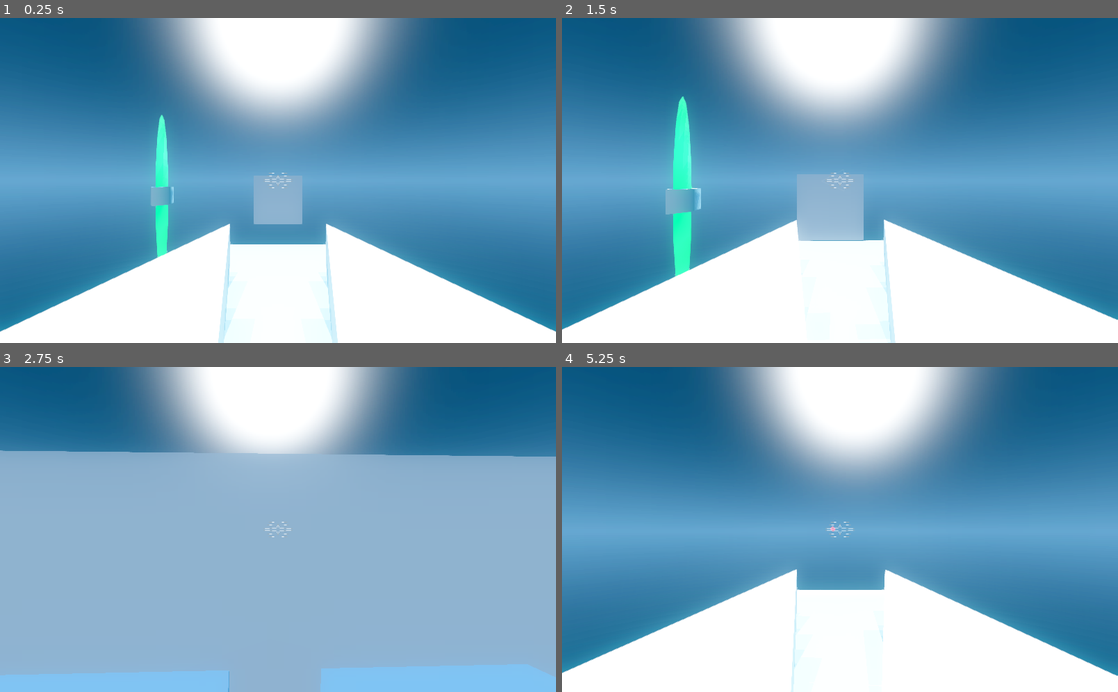
Above: before the commit, frames 1-4 (two rows, left to right).
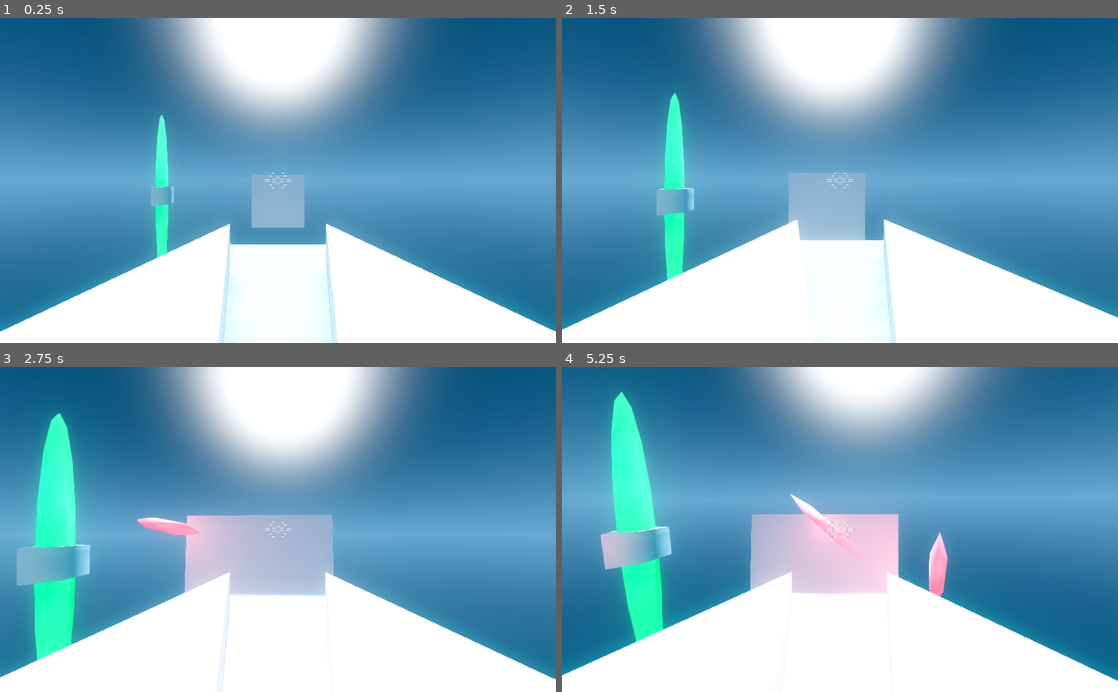
Above: after the commit, the same moments.

Repository: TheEvenOnes/core-breach
Game: Godot game, scene res://src/arena/Arena.tscn
Same seed, same stepped clock (60 frames per second), same inputs: the game is played once before the commit and once after it.
Inputs (mouse positions are in pixels of both pictures, inside the frame that each line leads up to):
- Up to frame 1 (0.25 s): no input
- Up to frame 2 (1.5 s): tap Enter at 0.5 s; move the mouse to (867, 180) at 0.52 s; hold W (throttle_forward) from 0.53 s (still down); click (867, 180) at 0.6 s; move the mouse to (812, 180) at 1.27 s; tap Shift (throttle_overdrive) at 1.35 s
- Up to frame 3 (2.75 s): keep holding W (throttle_forward); move the mouse to (289, 523) at 2.02 s; click (289, 523) at 2.1 s
- Up to frame 4 (5.25 s): keep holding W (throttle_forward); move the mouse to (834, 536) at 2.77 s; tap Shift (throttle_overdrive) at 2.85, 4.35 s; move the mouse to (878, 532) at 3.52 s; click (878, 532) at 3.6 s; move the mouse to (795, 526) at 4.27 s; move the mouse to (845, 529) at 5.02 s; click (845, 529) at 5.1 s

The runs differ from the first frame. In frame 1, 0.2% of the frame differs, in the area x 41-59%, y 48-83%; in frame 2, 2.5%; in frame 3, 78%, in the area x 0-100%, y 0-100%; in frame 4, 45%.

Commit message:
Make mouse movement independent of resolution, play with physics

Diff:
--- a/project.godot
+++ b/project.godot
@@ -16,8 +16,13 @@
 
 [display]
 
+window/size/resizable=false
 window/size/borderless=true
 window/size/fullscreen=true
+window/size/test_width=1024
+window/size/test_height=600
+window/vsync/vsync_via_compositor=true
+window/stretch/mode="viewport"
 
 [global]
 
@@ -91,6 +96,8 @@
 quality/driver/driver_name="GLES2"
 vram_compression/import_etc=true
 vram_compression/import_etc2=false
+quality/shadows/filter_mode=2
+quality/shadows/filter_mode.mobile=2
 quality/filters/use_nearest_mipmap_filter=true
 quality/filters/msaa=2
 quality/filters/use_fxaa=true
--- a/src/arena/Arena.tscn
+++ b/src/arena/Arena.tscn
@@ -13,6 +13,8 @@
 [sub_resource type="PrismMesh" id=2]
 
 [sub_resource type="CubeMesh" id=3]
+
+[sub_resource type="BoxShape" id=8]
 
 [sub_resource type="SphereShape" id=4]
 
@@ -105,10 +107,18 @@
 unit_db = 2.0
 unit_size = 3.0
 
-[node name="MeshInstance2" type="MeshInstance" parent="."]
-transform = Transform( 1, 0, 0, 0, 1, 0, 0, 0, 1, 0, 0, -8.94254 )
+[node name="Crate" type="RigidBody" parent="."]
+transform = Transform( 1, 0, 0, 0, 1, 0, 0, 0, 1, 0, 0, -8.3 )
+mass = 200.0
+linear_damp = 3.0
+angular_damp = 3.0
+
+[node name="MeshInstance2" type="MeshInstance" parent="Crate"]
 mesh = SubResource( 3 )
 material/0 = null
+
+[node name="CollisionShape" type="CollisionShape" parent="Crate"]
+shape = SubResource( 8 )
 
 [node name="AudioStreamPlayer" type="AudioStreamPlayer" parent="."]
 stream = ExtResource( 6 )
@@ -137,7 +147,8 @@
 
 [node name="AudioStreamPlayer3D" type="AudioStreamPlayer3D" parent="Beacon"]
 stream = ExtResource( 7 )
-unit_size = 5.0
+unit_db = -5.0
+unit_size = 3.0
 autoplay = true
 
 [node name="DirectionalLight" type="DirectionalLight" parent="."]
--- a/src/arena/Spaceship.gd
+++ b/src/arena/Spaceship.gd
@@ -9,7 +9,7 @@
 var mouse_deltas := Vector2.ZERO
 
 func _ready() -> void:
-  linear_damp = 2.0
+  linear_damp = 1.5
   angular_damp = 3.0
   var target = $InterpolatedCamera/GUI/CrossTarget
   var center = get_viewport().size * 0.5
@@ -19,7 +19,7 @@
 func _input(event: InputEvent) -> void:
   if event is InputEventMouseMotion:
     if mouse_captured:
-      mouse_deltas += event.relative * 0.2
+      mouse_deltas += event.relative * 250.0 * 1.0 / get_viewport().size
 
 func play_sfx_core():
   if !$CoreSFX.playing:
Not shown: 1 places in src/arena/Arena.tscn that only renumber resources
